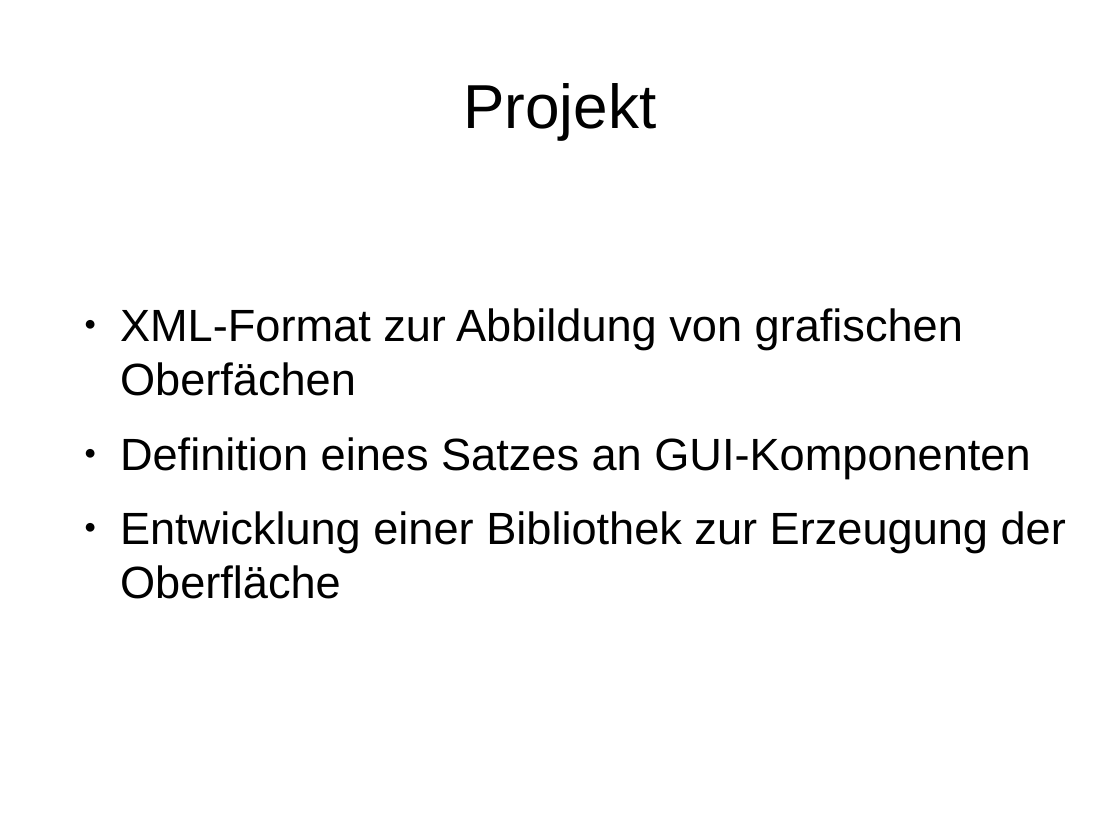
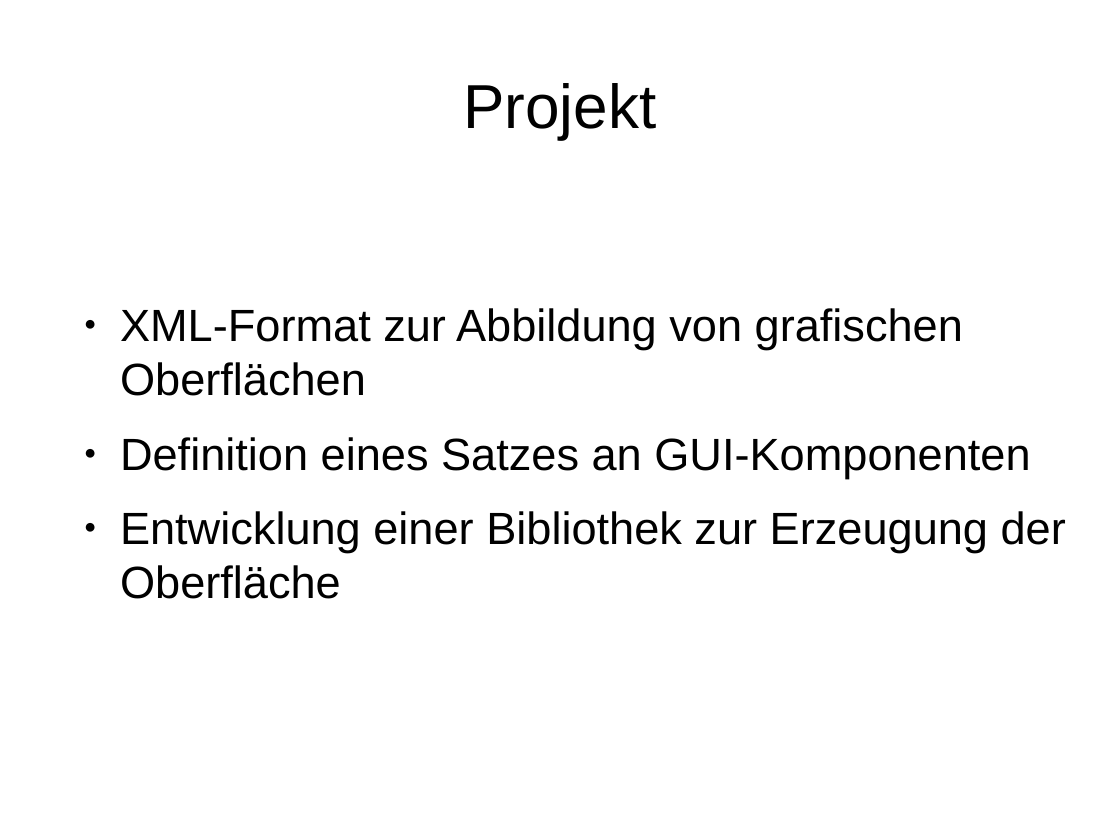
Before and after one commit to hheimbuerger/yaxgl, a slide deck: slide 3 of documents/Praesentationen/Praesentation XML-GUI.odp. Drawn at 1120x840 pixels with LibreOffice and Linux fonts; fonts in the diff are those of the drawing; background and template pictures are left out. Boxes give left, top, right and bottom in pixels: in the first picture for what was removed or moved away, otherwise in the second. Text is boxed around its words. In the diff, an @@ line names an element or a change of style, - is before the commit and + after.

Commit message:
change

```diff
--- a/documents/Praesentationen/Praesentation XML-GUI.odp
+++ b/documents/Praesentationen/Praesentation XML-GUI.odp
@@ text at [120, 308, 963, 396]: text changed @@
-● XML-Format zur Abbildung von grafischen Oberfächen
+● XML-Format zur Abbildung von grafischen Oberflächen
```
Also in this commit, not shown: 1 other slide changed, 1 slide removed.
